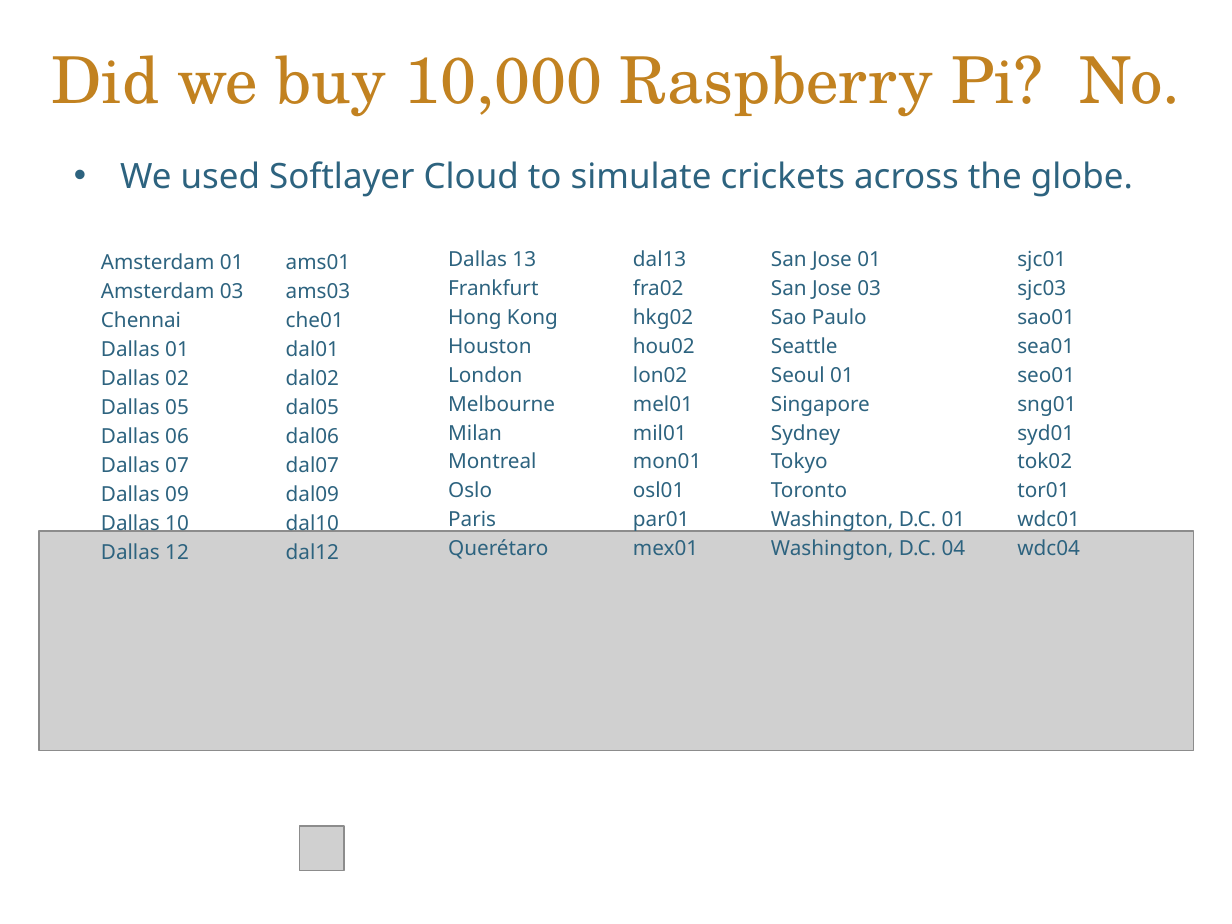
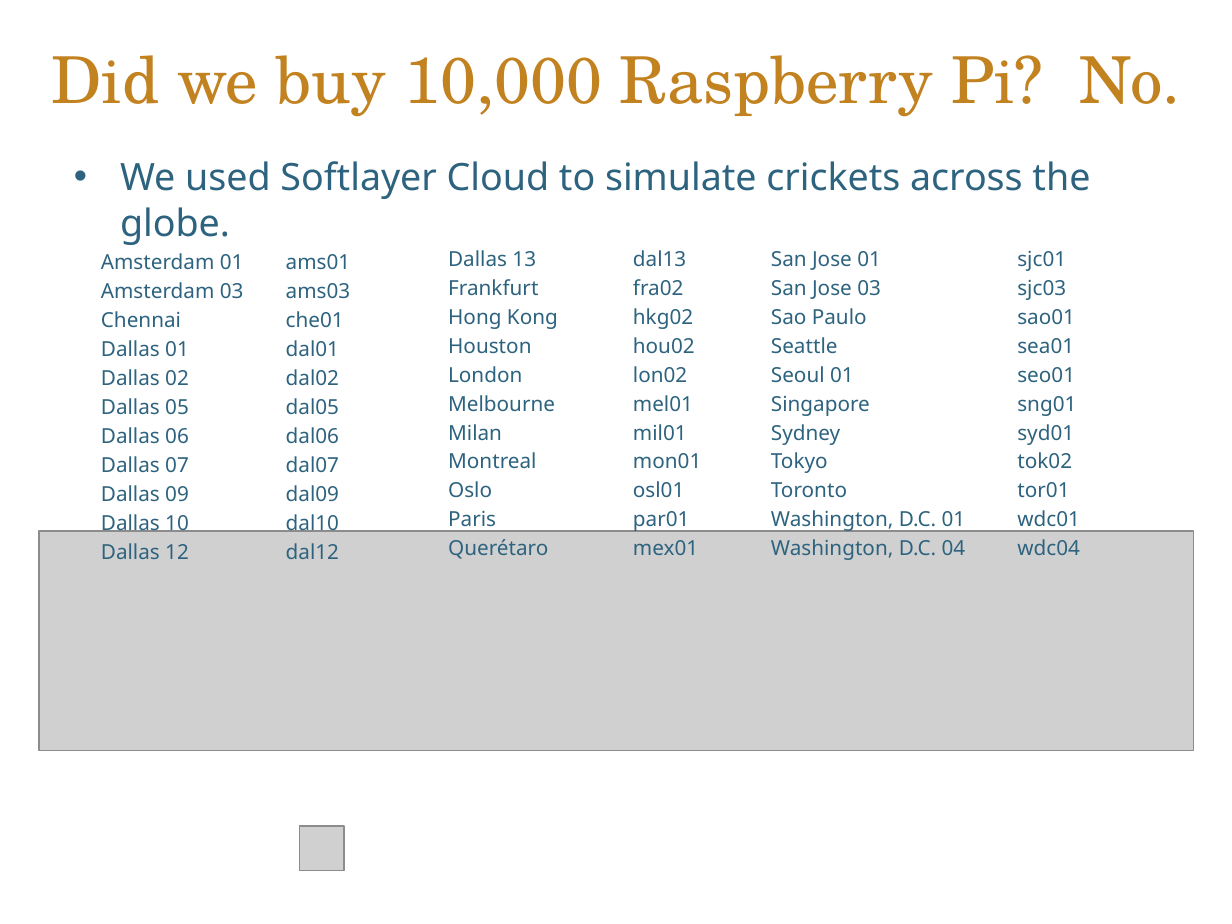
Before and after one commit to roygv/w251Final, a slide deck: slide 9 of Docs/Telemetry_Presentation_v08.pptx. Drawn at 1232x924 pixels with LibreOffice and Linux fonts; fonts in the diff are those of the drawing; grey boxes stand for pictures; background and template pictures are left out. Boxes give left, top, right and bottom in pixels: in the first picture for what was removed or moved away, otherwise in the second. Text is boxed around its words. In the diff, an @@ line names an element or a change of style, - is before the commit and + after.

```diff
--- a/Docs/Telemetry_Presentation_v08.pptx
+++ b/Docs/Telemetry_Presentation_v08.pptx
@@ text "We used Softlayer Cloud to ..." at box(120, 161, 1090, 199): size 20.4 to 22 pt @@
```
Also in this commit, not shown: 3 other slides changed, 1 slide added, 1 slide removed.
